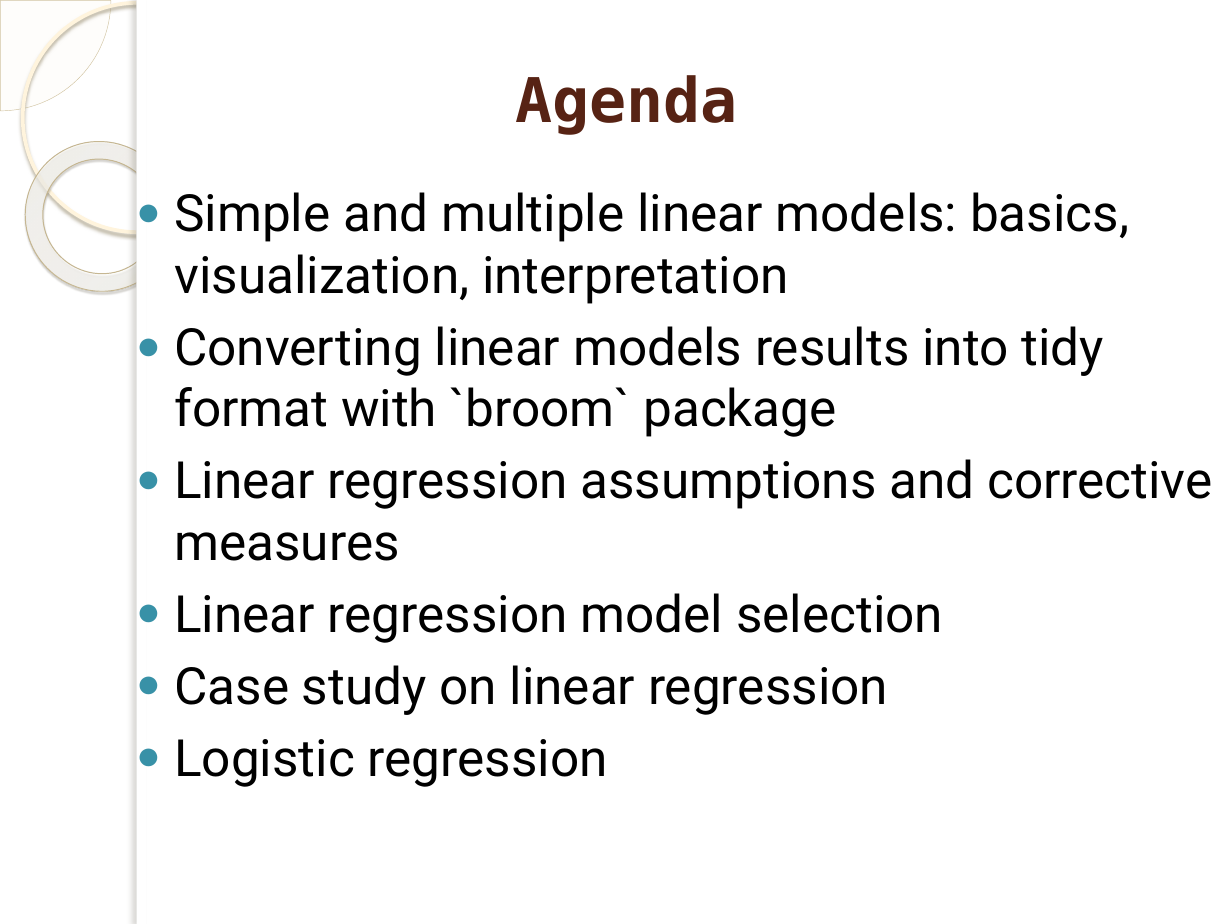
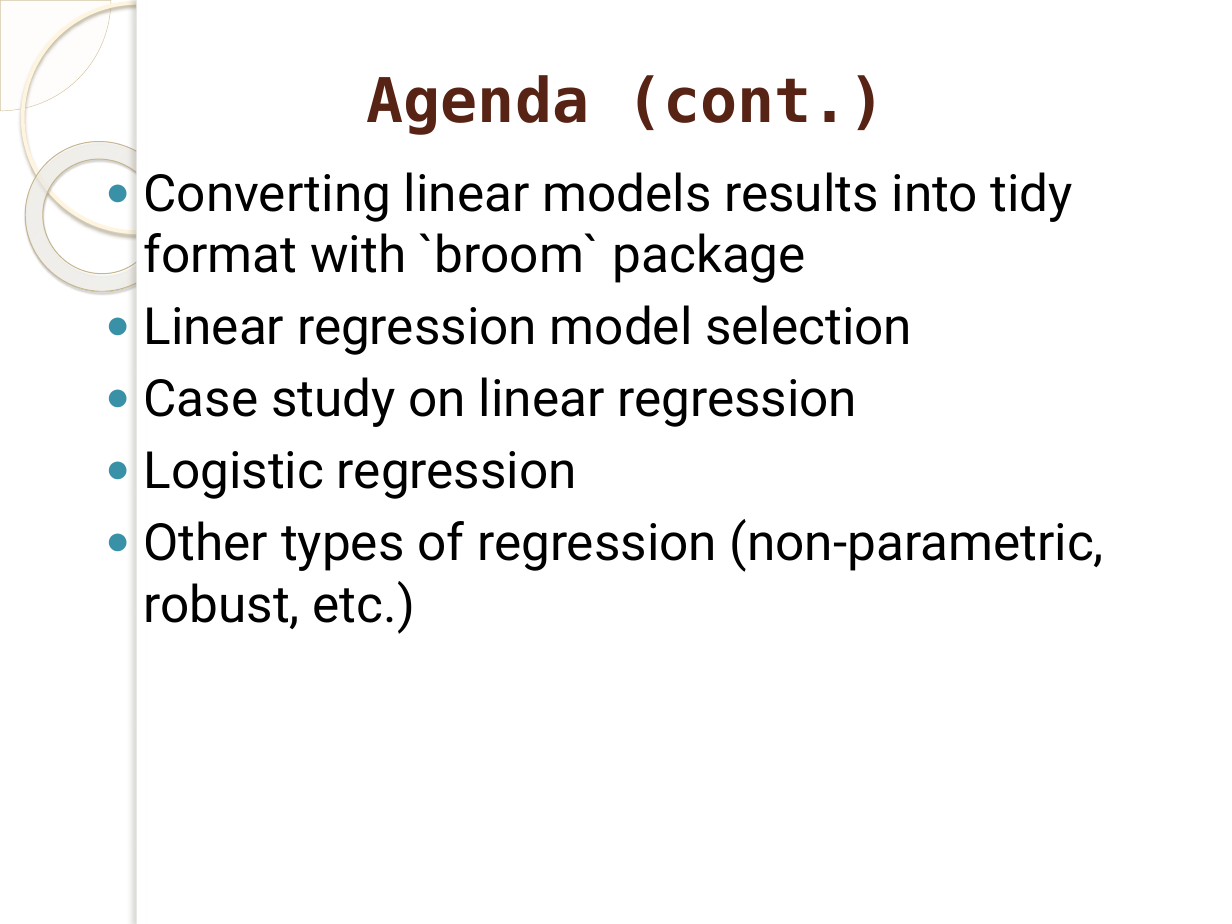
Before and after one commit to marinfotache/Data-Processing-Analysis-Science-with-R, a slide deck: slide 3 of 11 Regression/11_regression.pptx (slide 2 before the commit). Drawn at 1232x924 pixels with LibreOffice and Linux fonts; fonts in the diff are those of the drawing; background and template pictures are left out. Boxes give left, top, right and bottom in pixels: in the first picture for what was removed or moved away, otherwise in the second. Text is boxed around its words. In the diff, an @@ line names an element or a change of style, - is before the commit and + after.

```diff
--- a/11 Regression/11_regression.pptx
+++ b/11 Regression/11_regression.pptx
@@ title at bbox=[367, 75, 886, 135]: text changed @@
-Agenda
+Agenda (cont.)
@@ text "Converting linear models results into ...": place and size @@
-text "Converting linear models results into ..." at bbox=[174, 192, 1212, 787]
+text "Converting linear models results into ..." at bbox=[144, 172, 1104, 634]
@@ text at bbox=[174, 192, 1129, 304]: paragraph removed @@
-● Simple and multiple linear models: basics, visualization, interpretation
@@ text at bbox=[174, 459, 1212, 561]: paragraph removed @@
-● Linear regression assumptions and corrective measures
@@ text at bbox=[144, 519, 1104, 634]: paragraph added @@
+● Other types of regression (non-parametric, robust, etc.)
```
Also in this commit, not shown: 2 other slides changed, 4 slides added.
